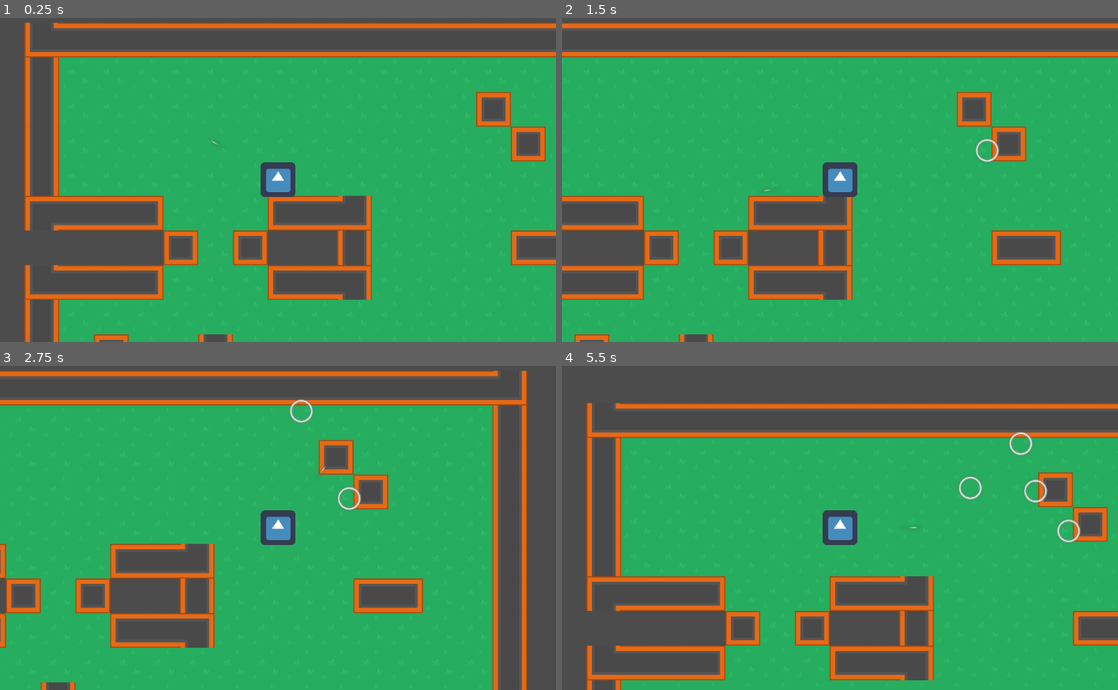
Above: before the commit, frames 1-4 (two rows, left to right).
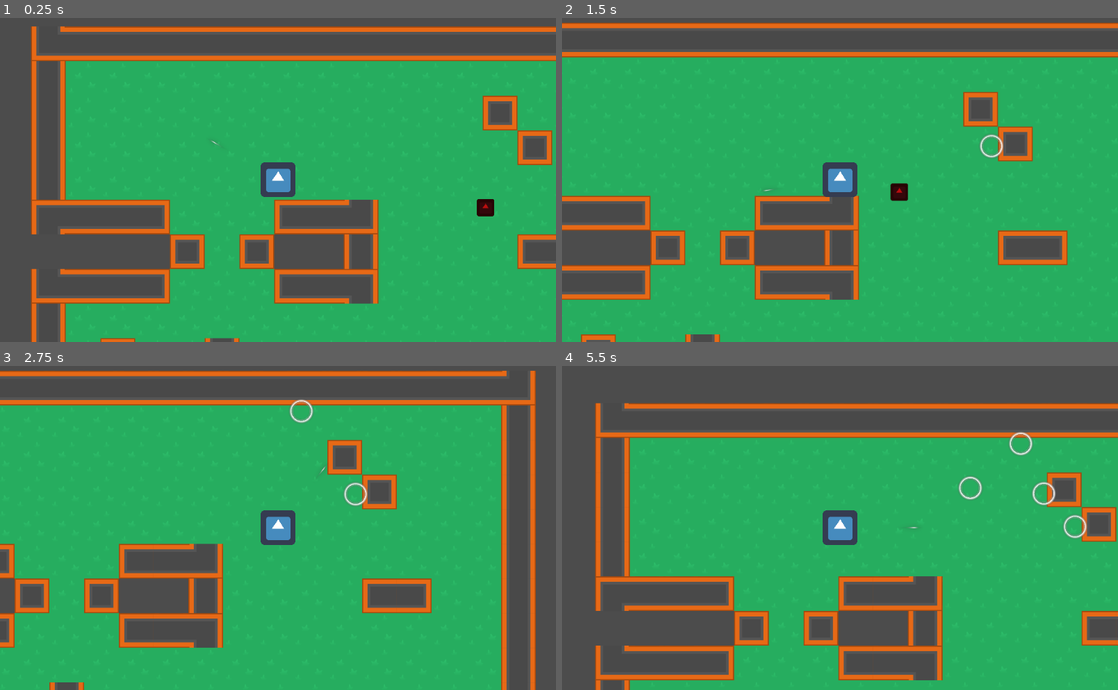
Above: after the commit, the same moments.

Repository: SolAZDev/WTG22_Tradition
Game: Godot game, scene res://Scenes/TestScene.tscn
Same seed, same stepped clock (60 frames per second), same inputs: the game is played once before the commit and once after it. The engine's default icon, where the game draws it, is replaced by a stand-in: a white triangle on a blue panel in a dark square.
Inputs (mouse positions are in pixels of both pictures, inside the frame that each line leads up to):
- Up to frame 1 (0.25 s): no input
- Up to frame 2 (1.5 s): move the mouse to (962, 163) at 0.52 s; hold Right (mv_right) 0.53-1.28 s; tap Ctrl (attack) at 0.6 s; move the mouse to (728, 196) at 1.27 s; hold Down (mv_down) from 1.28 s (still down); tap E (interact) at 1.35 s
- Up to frame 3 (2.75 s): move the mouse to (333, 456) at 2.02 s; release Down (mv_down) at 2.03 s; hold Right (mv_right) from 2.03 s (still down); tap Ctrl (attack) at 2.1 s
- Up to frame 4 (5.5 s): move the mouse to (812, 592) at 2.77 s; release Right (mv_right) at 2.78 s; hold Up (mv_up) 2.78-3.53 s; tap E (interact) at 2.85, 4.35 s; move the mouse to (1006, 576) at 3.52 s; hold Left (mv_left) 3.53-5.03 s; tap Ctrl (attack) at 3.6, 5.1 s; move the mouse to (673, 479) at 4.27 s; move the mouse to (867, 528) at 5.02 s; hold Down (mv_down) from 5.03 s (still down)

The runs differ from the first frame. In frame 1, 18% of the frame differs, in the area x 4-100%, y 1-100%; in frame 2, 4.3%; in frame 3, 9.2%; in frame 4, 7.5%.

Commit message:
Basic enemy

Diff:
--- /dev/null
+++ b/Nodes/Enemy.tscn
@@ -0,0 +1,19 @@
+[gd_scene load_steps=4 format=2]
+
+[ext_resource path="res://icon.png" type="Texture" id=1]
+[ext_resource path="res://Scripts/Enemy.gd" type="Script" id=2]
+
+[sub_resource type="RectangleShape2D" id=1]
+extents = Vector2( 16, 15.5 )
+
+[node name="Enemy" type="KinematicBody2D"]
+script = ExtResource( 2 )
+
+[node name="CollisionShape2D" type="CollisionShape2D" parent="."]
+position = Vector2( 0, -0.5 )
+shape = SubResource( 1 )
+
+[node name="Sprite" type="Sprite" parent="."]
+self_modulate = Color( 0.737255, 0.0588235, 0.0588235, 1 )
+scale = Vector2( 0.5, 0.5 )
+texture = ExtResource( 1 )
--- a/Nodes/PlayerA.tscn
+++ b/Nodes/PlayerA.tscn
@@ -9,6 +9,7 @@
 
 [node name="Player" type="KinematicBody2D"]
 script = ExtResource( 2 )
+health = 5
 bulletPath = ExtResource( 3 )
 
 [node name="CollisionShape2D" type="CollisionShape2D" parent="."]
--- a/Scenes/TestScene.tscn
+++ b/Scenes/TestScene.tscn
@@ -1,7 +1,8 @@
-[gd_scene load_steps=4 format=2]
+[gd_scene load_steps=5 format=2]
 
 [ext_resource path="res://Nodes/PlayerA.tscn" type="PackedScene" id=1]
 [ext_resource path="res://Tilesets/KennyTopdown.tres" type="TileSet" id=2]
+[ext_resource path="res://Nodes/Enemy.tscn" type="PackedScene" id=3]
 
 [sub_resource type="CircleShape2D" id=1]
 radius = 53.0848
@@ -11,7 +12,12 @@
 [node name="Player" parent="." instance=ExtResource( 1 )]
 position = Vector2( 467, 291 )
 
+[node name="Enemy" parent="." instance=ExtResource( 3 )]
+position = Vector2( 874, 346 )
+speed = 100
+
 [node name="TileMap" type="TileMap" parent="."]
+position = Vector2( 12, 8 )
 z_index = -1
 tile_set = ExtResource( 2 )
 show_collision = true
--- /dev/null
+++ b/Scripts/Enemy.gd
@@ -0,0 +1,23 @@
+extends Actor
+
+onready var player = get_parent().get_node('Player')
+var IsPlayerHit = false
+
+func _ready():
+	vel = move_and_slide(vel)
+
+func _physics_process(delta):
+	var playerdirection = (player.global_position - global_position).normalized()
+	move_and_slide(playerdirection * speed)
+
+	for i in get_slide_count():
+		var collision = get_slide_collision(i)
+		print("I collided with ", collision.collider.name)
+
+		if collision.collider == player:
+			if IsPlayerHit == false:
+				IsPlayerHit = true
+				player.health = player.health - 1
+				print("Player got hit! Life: ", player.health)
+
+			queue_free()
--- a/Scripts/PlayerA.gd
+++ b/Scripts/PlayerA.gd
@@ -3,7 +3,7 @@
 #const bulletPath = preload('res://Scenes/Bullet.tscn')
 export(PackedScene) var bulletPath
 var bulletAmmo = 5
-var playerHealth = 5
+
 var IsPlayerDead = false
 var itemPickup: Area2D = null
 onready var offsetParent: Node2D = $offsetRotator
@@ -33,15 +33,15 @@
 	# 	print('Bullets Increased! Ammo: ' , bulletAmmo)
 
 	# if Input.is_action_just_pressed("debug_heal"):
-	# 	playerHealth = playerHealth + 1
-	# 	print('Health Increased! Life: ' , playerHealth)
+	# 	health = health + 1
+	# 	print('Health Increased! Life: ' , health)
 
 	# if Input.is_action_just_pressed("debug_hurt"):
-	# 	playerHealth = playerHealth - 1
-	# 	print('Health Decreased! Life: ' , playerHealth)
+	# 	health = health - 1
+	# 	print('Health Decreased! Life: ' , health)
 
 
-	if playerHealth == 0 || playerHealth < 0:
+	if health == 0 || health < 0:
 		IsPlayerDead = true
 	else:
 		IsPlayerDead = false
